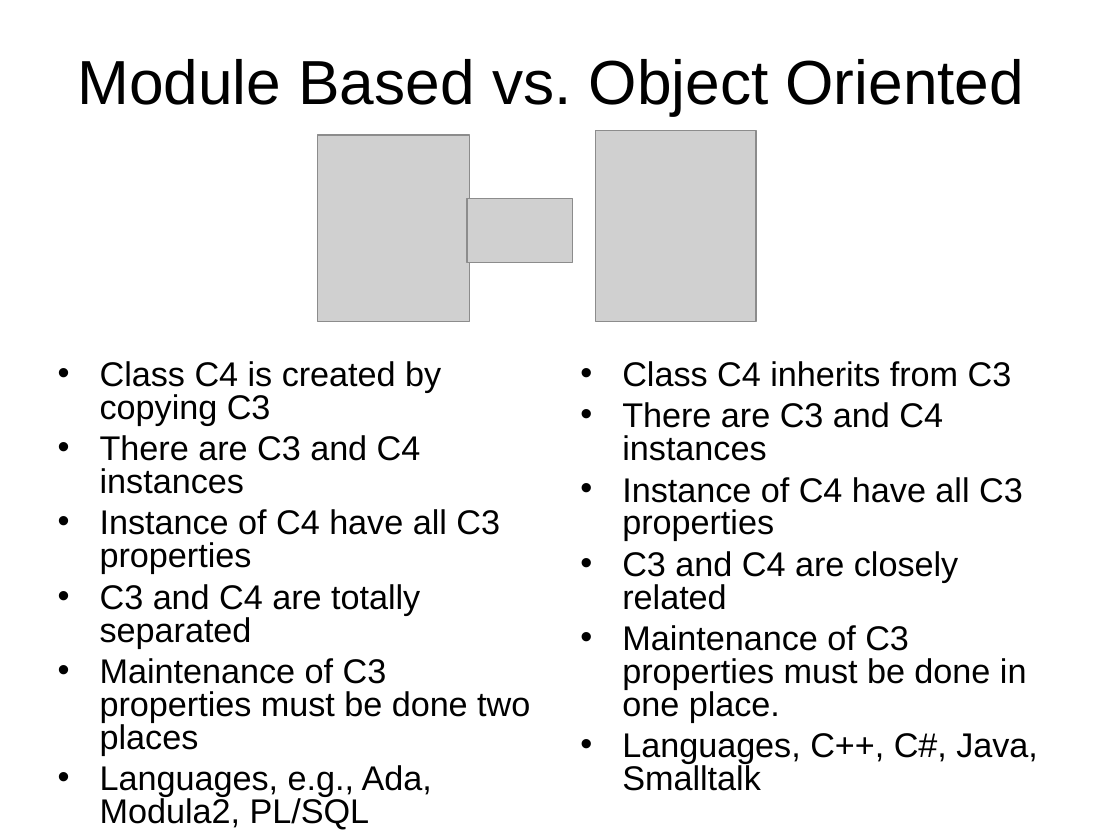
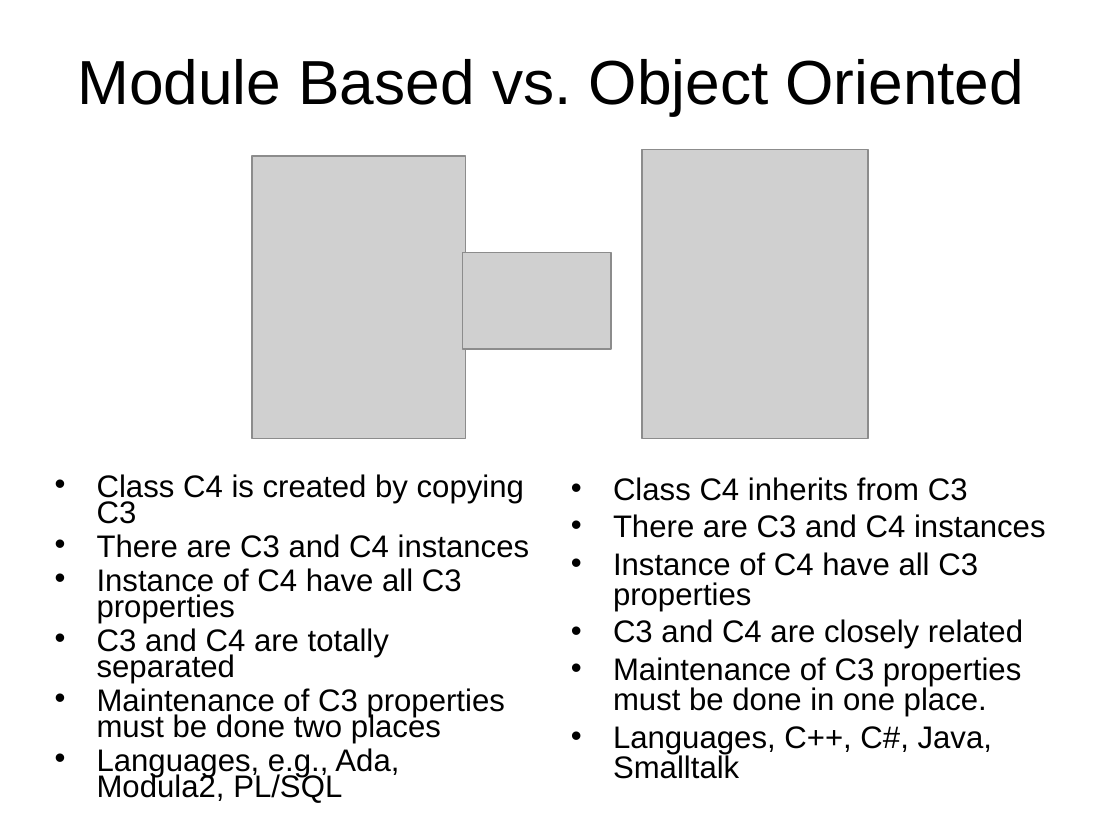
Before and after one commit to octaviordz/zjnu2017.github.io, a slide deck: slide 7 of OOP/lectures/040--Inheritance.and.Interfaces.ppt (slide 12 before the commit). Drawn at 1120x840 pixels with LibreOffice and Linux fonts; fonts in the diff are those of the drawing; grey boxes stand for pictures. Boxes give left, top, right and bottom in pixels: in the first picture for what was removed or moved away, otherwise in the second. Text is boxed around its words. In the diff, an @@ line names an element or a change of style, - is before the commit and + after.

```diff
--- a/OOP/lectures/040--Inheritance.and.Interfaces.ppt
+++ b/OOP/lectures/040--Inheritance.and.Interfaces.ppt
@@ picture: place and size @@
-picture at [595, 131, 756, 321]
+picture at [642, 149, 868, 438]
@@ picture: place and size @@
-picture at [317, 136, 469, 321]
+picture at [252, 156, 465, 438]
@@ picture: place and size @@
-picture at [467, 198, 573, 262]
+picture at [463, 252, 612, 348]
@@ text "Class C4 is created by ...": place and size @@
-text "Class C4 is created by ..." at [100, 361, 530, 829]
+text "Class C4 is created by ..." at [97, 474, 530, 803]
@@ text "Class C4 is created by ..." at [97, 474, 530, 803]: size 22 to 20 pt; line spacing 0.8 to 0.7 @@
@@ text "Class C4 inherits from C3": place and size @@
-text "Class C4 inherits from C3" at [622, 361, 1038, 791]
+text "Class C4 inherits from C3" at [613, 477, 1046, 779]
@@ text "Class C4 inherits from C3" at [613, 477, 1046, 779]: size 22 to 20 pt @@
```
Also in this commit, not shown: 31 other slides changed, 6 slides added, 8 slides removed, 1 other file.
